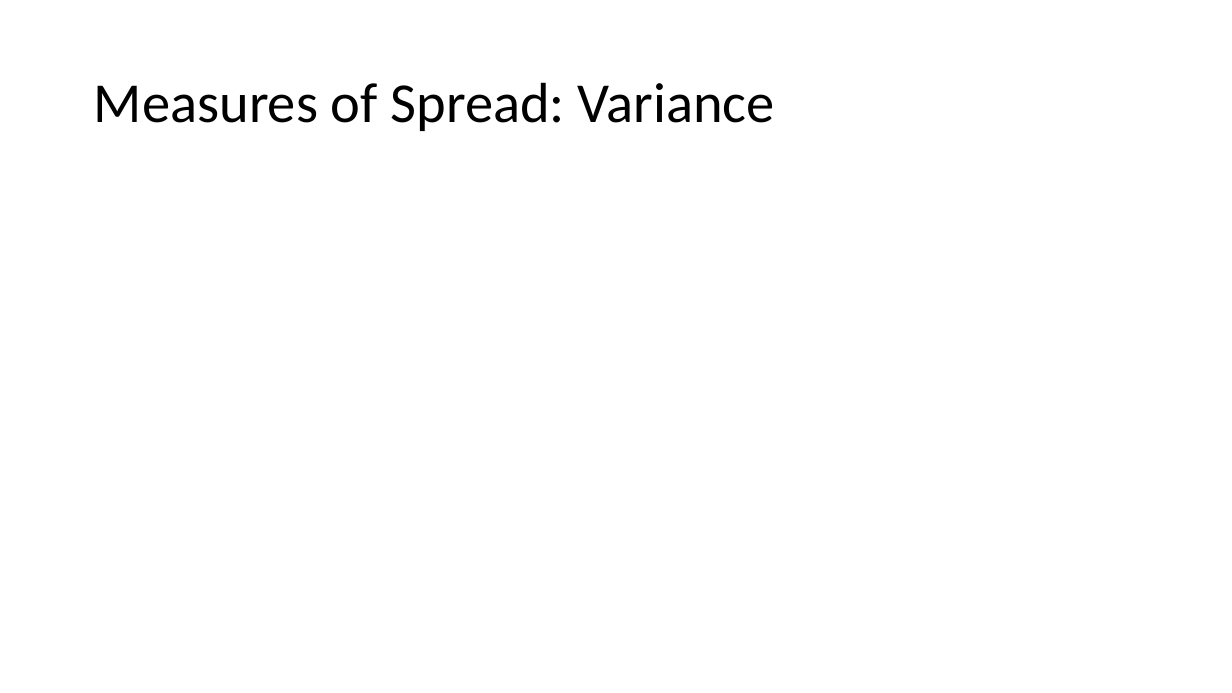
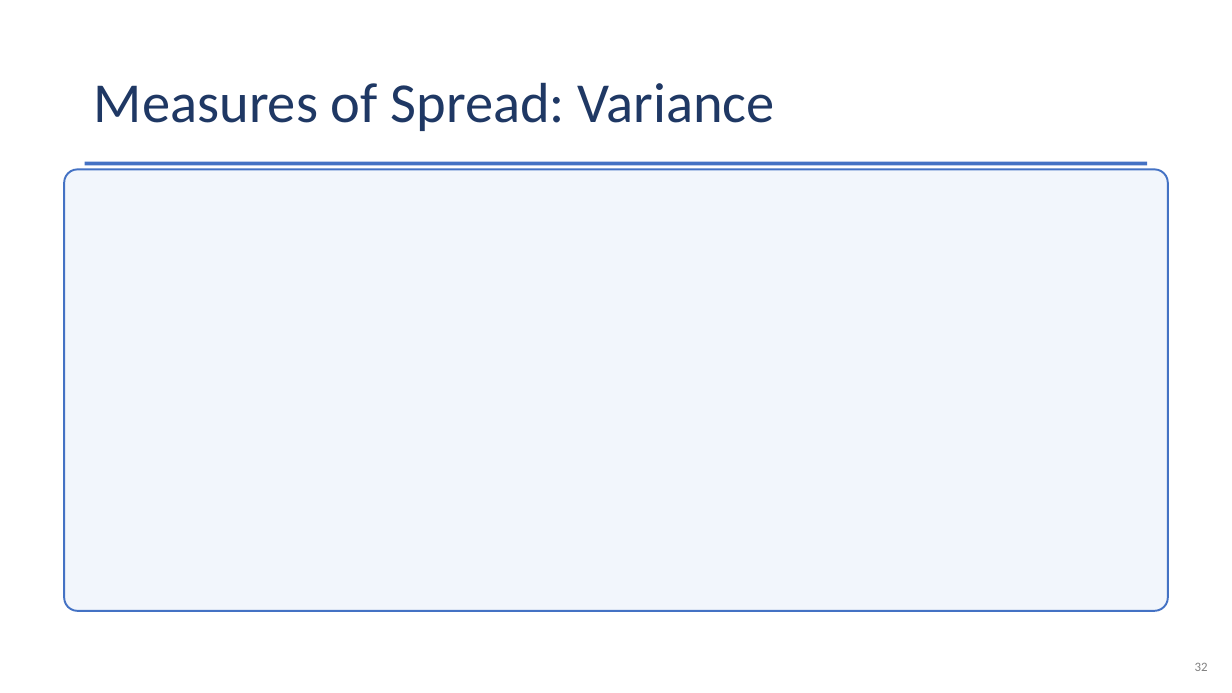
Before and after one commit to Jarred6068/Kvamme_UI_STAT251, a slide deck: slide 32 of docs/lecture_slides/Week 2/Week2_Lecture5_slides_1_19_2024.pptx. Drawn at 1232x693 pixels with LibreOffice and Linux fonts; fonts in the diff are those of the drawing; grey boxes stand for pictures. Boxes give left, top, right and bottom in pixels: in the first picture for what was removed or moved away, otherwise in the second. Text is boxed around its words. In the diff, an @@ line names an element or a change of style, - is before the commit and + after.

```diff
--- a/docs/lecture_slides/Week 2/Week2_Lecture5_slides_1_19_2024.pptx
+++ b/docs/lecture_slides/Week 2/Week2_Lecture5_slides_1_19_2024.pptx
@@ title "Measures of Spread: Variance" at (x1=94, y1=82, x2=775, y2=131): text colour #000000 to #1F3864 @@
@@ rounded rectangle added at (x1=64, y1=169, x2=1167, y2=611), fill #F2F6FC, outline #4472C4 1.5 pt @@
@@ rectangle added at (x1=85, y1=162, x2=1148, y2=165), fill #4472C4 @@
@@ text added at (x1=1195, y1=663, x2=1208, y2=671), 10 pt, text #808080 @@
+32
```
Also in this commit, not shown: 31 other slides changed, 3 slides added, 3 slides removed, 1 other file.
